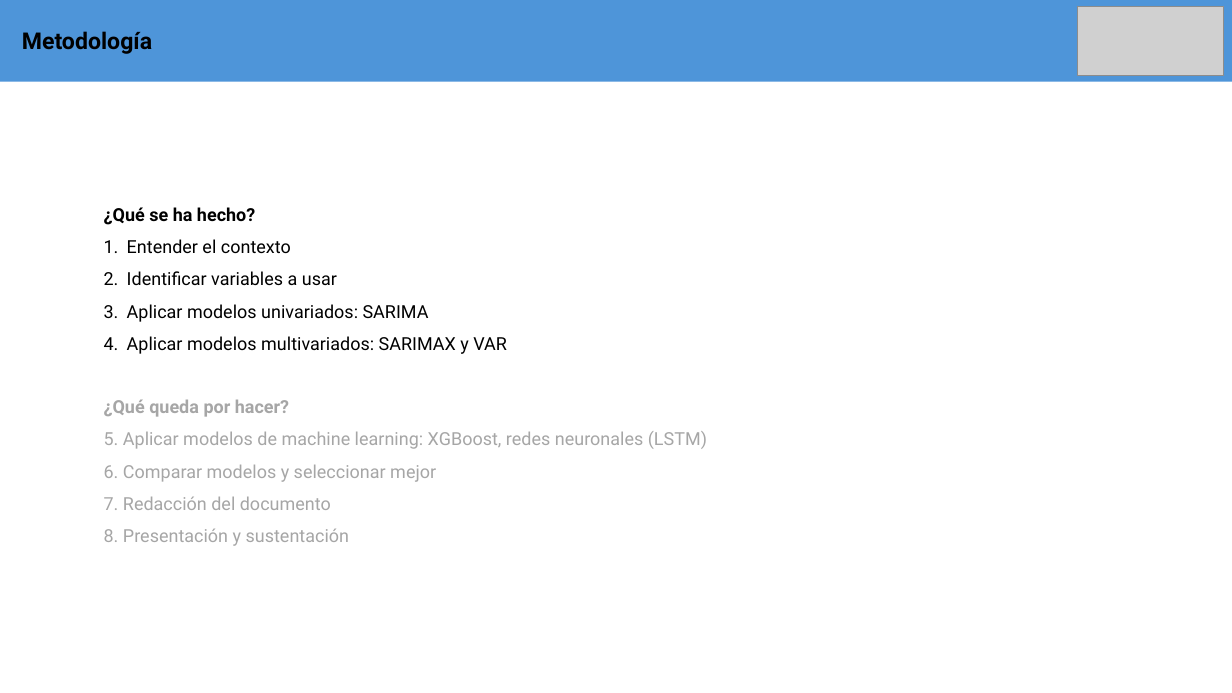
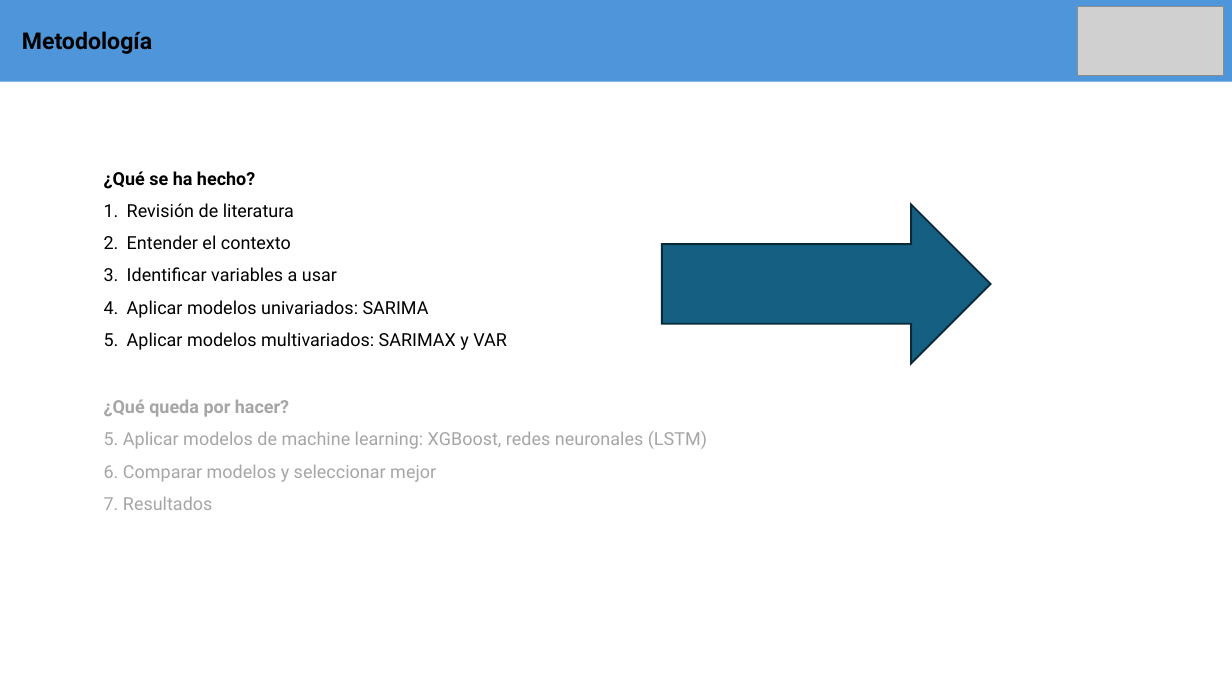
Before and after one commit to pedr0jos3/Mi-tesis, a slide deck: slide 7 of PresentacionAvances.pptx (slide 6 before the commit). Drawn at 1232x693 pixels with LibreOffice and Linux fonts; fonts in the diff are those of the drawing; grey boxes stand for pictures. Boxes give left, top, right and bottom in pixels: in the first picture for what was removed or moved away, otherwise in the second. Text is boxed around its words. In the diff, an @@ line names an element or a change of style, - is before the commit and + after.

```diff
--- a/PresentacionAvances.pptx
+++ b/PresentacionAvances.pptx
@@ subtitle "¿Qué se ha hecho?": place and size @@
-subtitle "¿Qué se ha hecho?" at (104, 207, 507, 354)
+subtitle "¿Qué se ha hecho?" at (104, 171, 507, 350)
@@ subtitle at (127, 203, 294, 217): paragraph added @@
+1. Revisión de literatura
@@ right arrow added at (662, 204, 991, 363), fill #156082, outline #092A39 1.5 pt @@
@@ text at (104, 496, 213, 510): text changed @@
-7. Redacción del documento
-8. Presentación y sustentación
+7. Resultados
```
Also in this commit, not shown: 2 other slides changed, 2 slides added, 9 other files.
